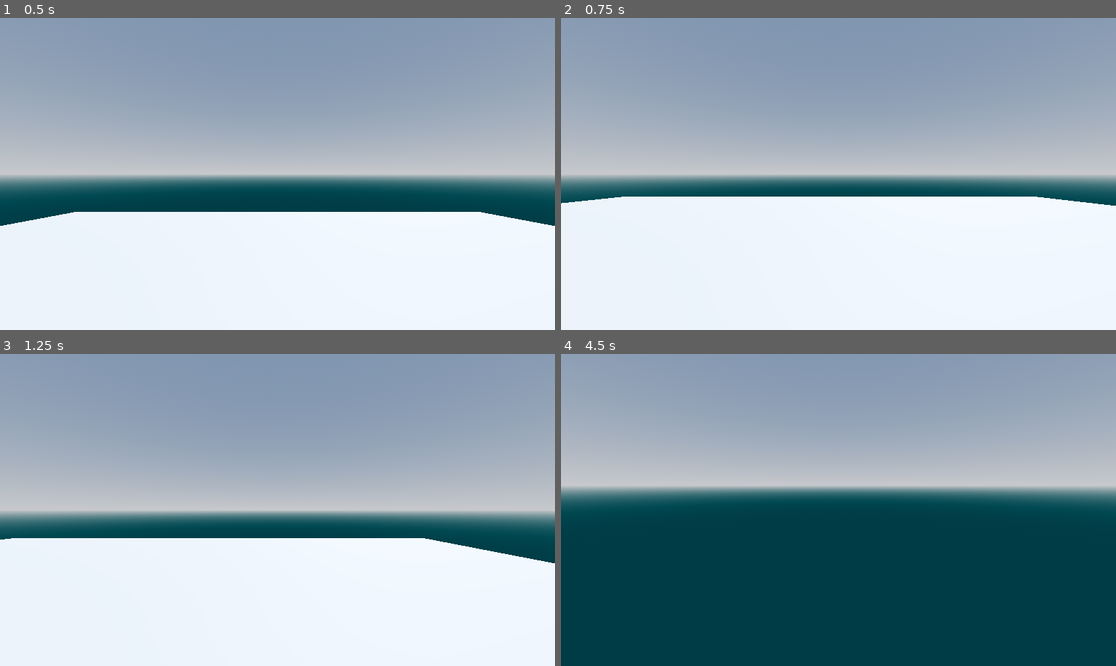
Above: before the commit, frames 1-4 (two rows, left to right).
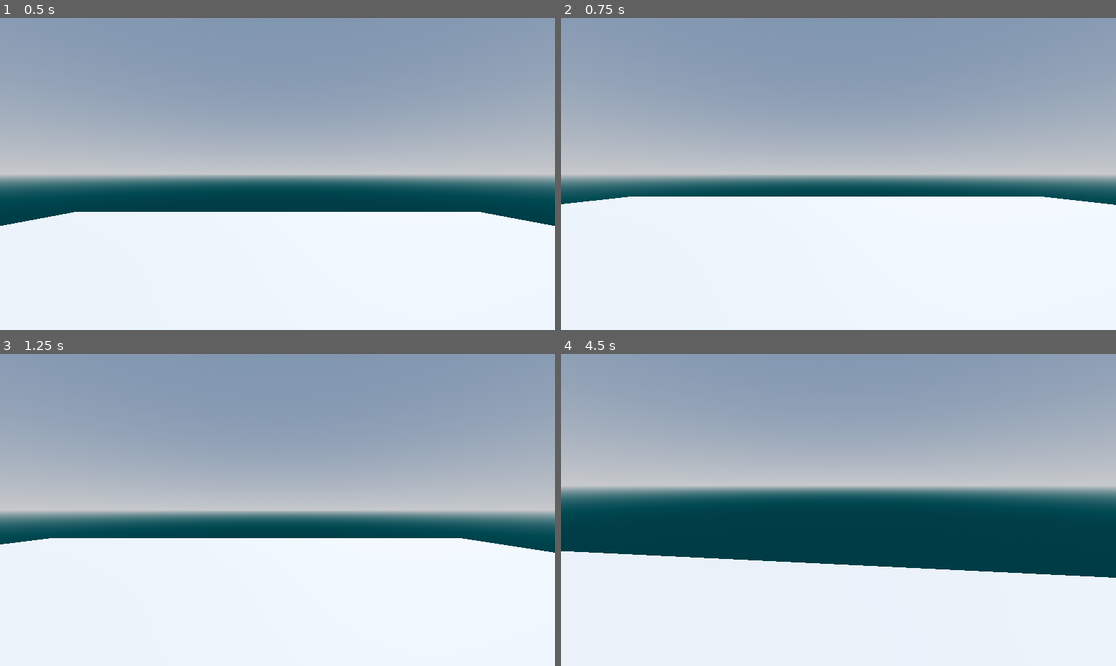
Above: after the commit, the same moments.

Repository: Fripe070/GodotMovementGame
Game: Godot game, scene res://Main.tscn
Two runs of this game, one before a commit and one after it. Both use one fixed random seed, a clock stepped at 60 frames per second and the inputs below.
Inputs (mouse positions are in pixels of both pictures, inside the frame that each line leads up to):
- Up to frame 1 (0.5 s): no input
- Up to frame 2 (0.75 s): move the mouse to (960, 158) at 0.52 s; hold D (move_right) from 0.53 s (still down); hold Space (jump) from 0.53 s (still down); click (960, 158) at 0.67 s
- Up to frame 3 (1.25 s): keep holding D (move_right); keep holding Space (jump)
- Up to frame 4 (4.5 s): move the mouse to (810, 510) at 1.27 s; release D (move_right) at 1.28 s; release Space (jump) at 1.28 s; hold W (move_forward) from 1.28 s (still down); tap Space (jump) at 1.35, 1.52, 1.82, 2.85, 3.02, 3.32, 4.35 s; move the mouse to (849, 503) at 2.02 s; hold Space (jump) 2.03-2.78 s; move the mouse to (832, 516) at 2.77 s; move the mouse to (877, 513) at 3.52 s; hold Space (jump) 3.53-4.28 s; move the mouse to (794, 506) at 4.27 s

Frame 1 is identical in both runs. In frame 2, less than 0.1% of the frame differs, in the area x 0-100%, y 57-61%; in frame 3, 0.7%; in frame 4, 33%, in the area x 0-100%, y 63-100%.

Commit message:
Redo WASD inputs

Diff:
--- a/Player.gd
+++ b/Player.gd
@@ -10,14 +10,14 @@
 @onready var camera := $Neck/Camera
 
 @export_group("Inputs")
-@export var move_forward = 1
-@export var move_right = 1
+@export var forward_importance = 1.0
+@export var side_importance = 1.0
 @export var autojump: bool = false
 
 @export_group("Movement")
 @export var jump_velocity: float = 270 / 50
 @export var normal_acceleration: float = 20.0
-@export var air_accelerate: float = 4.0
+@export var air_accelerate: float = 1.0
 @export var friction: float = 20.0
 @export var stop_speed: float = 10.0
 
@@ -30,6 +30,17 @@
 # FIXME: fix acceleration not being applied correctly (maybe)
 # FIXME: Fix movement being super slow, and just generally make the code more accurate by scaling by ,ove forward and right variables, als ofigure out what their defaults are
 
+
+func get_input_dir():
+    # Something is wrong with my math... it should be forward - backward?
+    var forwards = Input.get_action_strength(&"move_backward") - Input.get_action_strength(&"move_forward")
+    var right = Input.get_action_strength(&"move_right") - Input.get_action_strength(&"move_left")
+
+    return (transform.basis * Vector3(
+        right * side_importance,
+        0,
+        forwards * forward_importance,
+    )).normalized()
 
 
 func apply_friction() -> void:
@@ -78,8 +89,7 @@
     #print("Jump")
 
 
-    var input_dir = Input.get_vector(&"move_left", &"move_right", &"move_forward", &"move_backward")
-    var move_dir: Vector3 = (transform.basis * Vector3(input_dir.x, 0, input_dir.y)).normalized()
+    var move_dir: Vector3 = get_input_dir()
 
     accelerate(move_dir, 10, air_accelerate)
 
@@ -101,8 +111,7 @@
     #var forward = Input.get_action_strength(&"move_forward") - Input.get_action_strength(&"move_backward")
     #var right = Input.get_action_strength(&"move_right") - Input.get_action_strength(&"move_left")
 
-    var input_dir = Input.get_vector(&"move_left", &"move_right", &"move_forward", &"move_backward")
-    var move_dir: Vector3 = (transform.basis * Vector3(input_dir.x, 0, input_dir.y)).normalized()
+    var move_dir: Vector3 = get_input_dir()
 
     # FIXME: Crouch speed adjust?
     # https://github.com/id-Software/Quake-III-Arena/blob/dbe4ddb10315479fc00086f08e25d968b4b43c49/code/game/bg_pmove.c#L752-L757
Not shown, removed: Mai78F7.tmp
